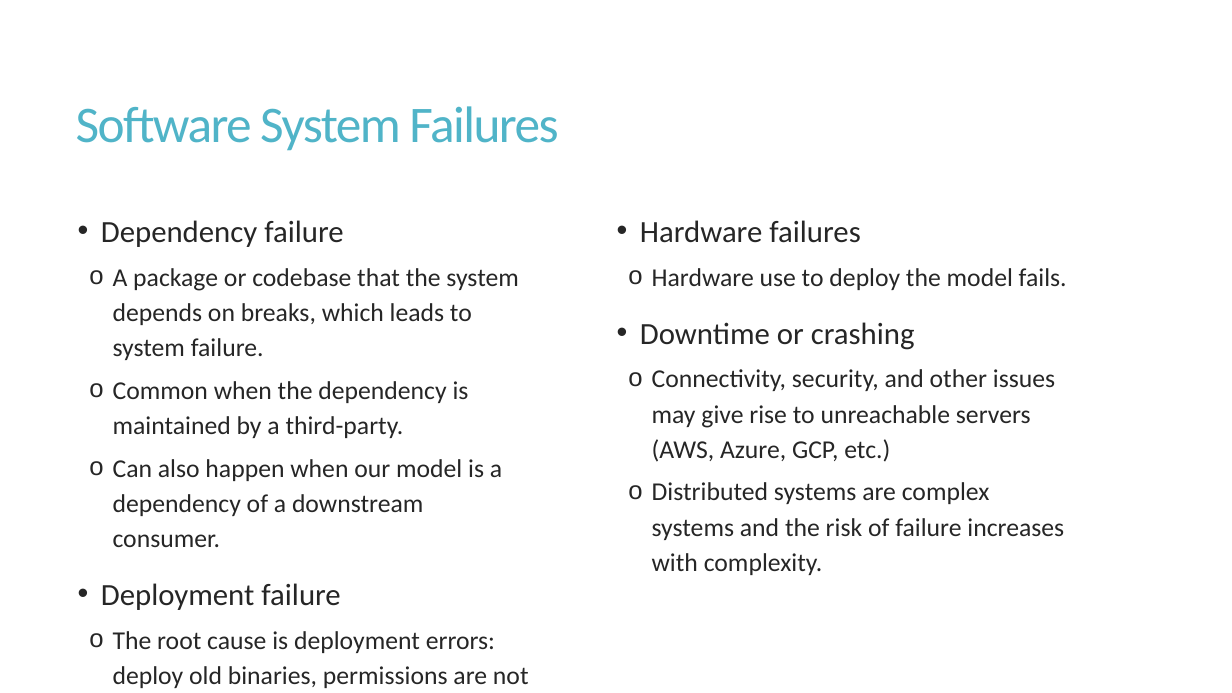
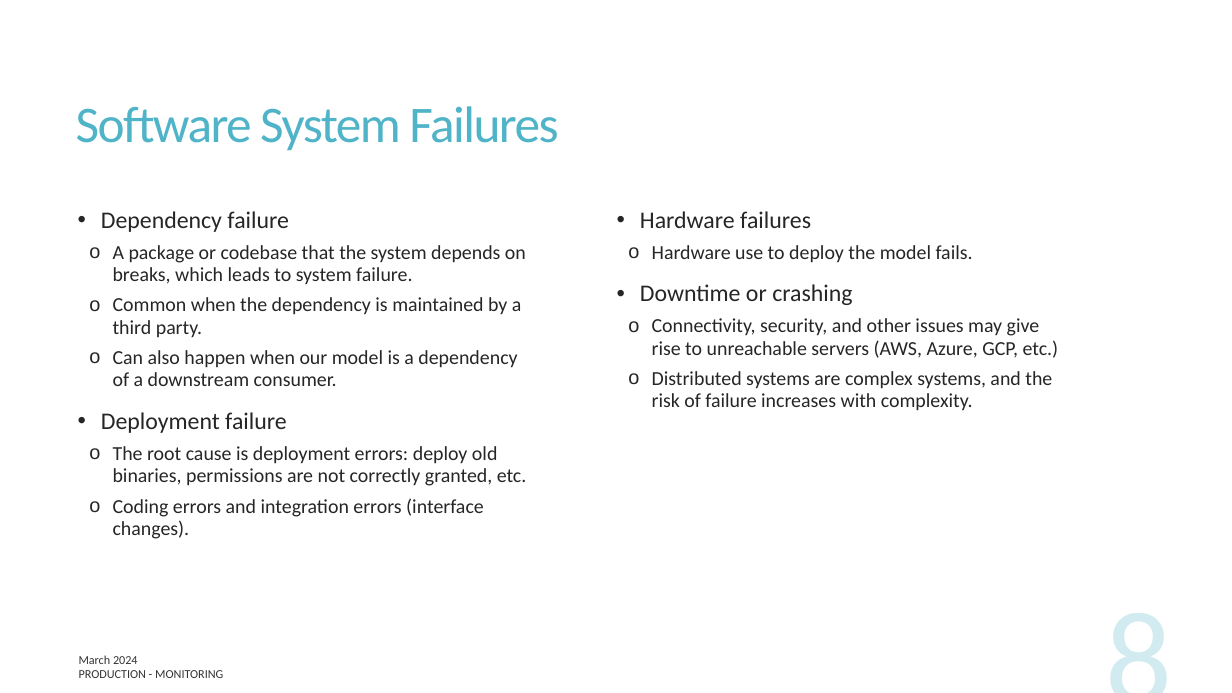
Before and after one commit to UofT-DSI/production, a slide deck: slide 8 of docs/part_7/production_7.pptx (slide 6 before the commit). Drawn at 1232x693 pixels with LibreOffice and Linux fonts; fonts in the diff are those of the drawing. Boxes give left, top, right and bottom in pixels: in the first picture for what was removed or moved away, otherwise in the second. Text is boxed around its words. In the diff, an @@ line names an element or a change of style, - is before the commit and + after.

```diff
--- a/docs/part_7/production_7.pptx
+++ b/docs/part_7/production_7.pptx
@@ text at (101, 211, 527, 539): size 24 to 18.6 pt in "Dependency failure", "Deployment failure"; size 20 to 15.5 pt in "A package or codebase that the system ...", "Can also happen when our model is ...", "The root cause is deployment errors: deploy ...", "Coding errors and integration errors (interface changes)."; line spacing 1.14 to 0.94 @@
@@ text at (640, 211, 1059, 358): size 24 to 18.6 pt in "Hardware failures", "Downtime or crashing"; size 20 to 15.5 pt in "Hardware use to deploy the model fails.", "Connectivity, security, and other issues may give ..."; line spacing 1.14 to 0.94 @@
@@ text at (113, 297, 522, 338): text changed; size 20 to 15.5 pt @@
-  o Common when the dependency is maintained by a third-party.
+  o Common when the dependency is maintained by a third party.
@@ text at (652, 371, 1052, 411): text changed; size 20 to 15.5 pt @@
-  o Distributed systems are complex systems and the risk of failure increases with complexity.
+  o Distributed systems are complex systems, and the risk of failure increases with complexity.
@@ page number added at (885, 594, 1181, 693), 103 pt, text #50B4C8 at 25% opacity @@
+8
@@ text added at (79, 655, 138, 664), 9.5 pt, text #000000 at 80% opacity @@
+March 2024
@@ text added at (79, 670, 223, 678), 9.5 pt, text #000000 at 80% opacity @@
+PRODUCTION - MONITORING
```
Also in this commit, not shown: 12 other slides changed, 8 slides added, 5 other files.
